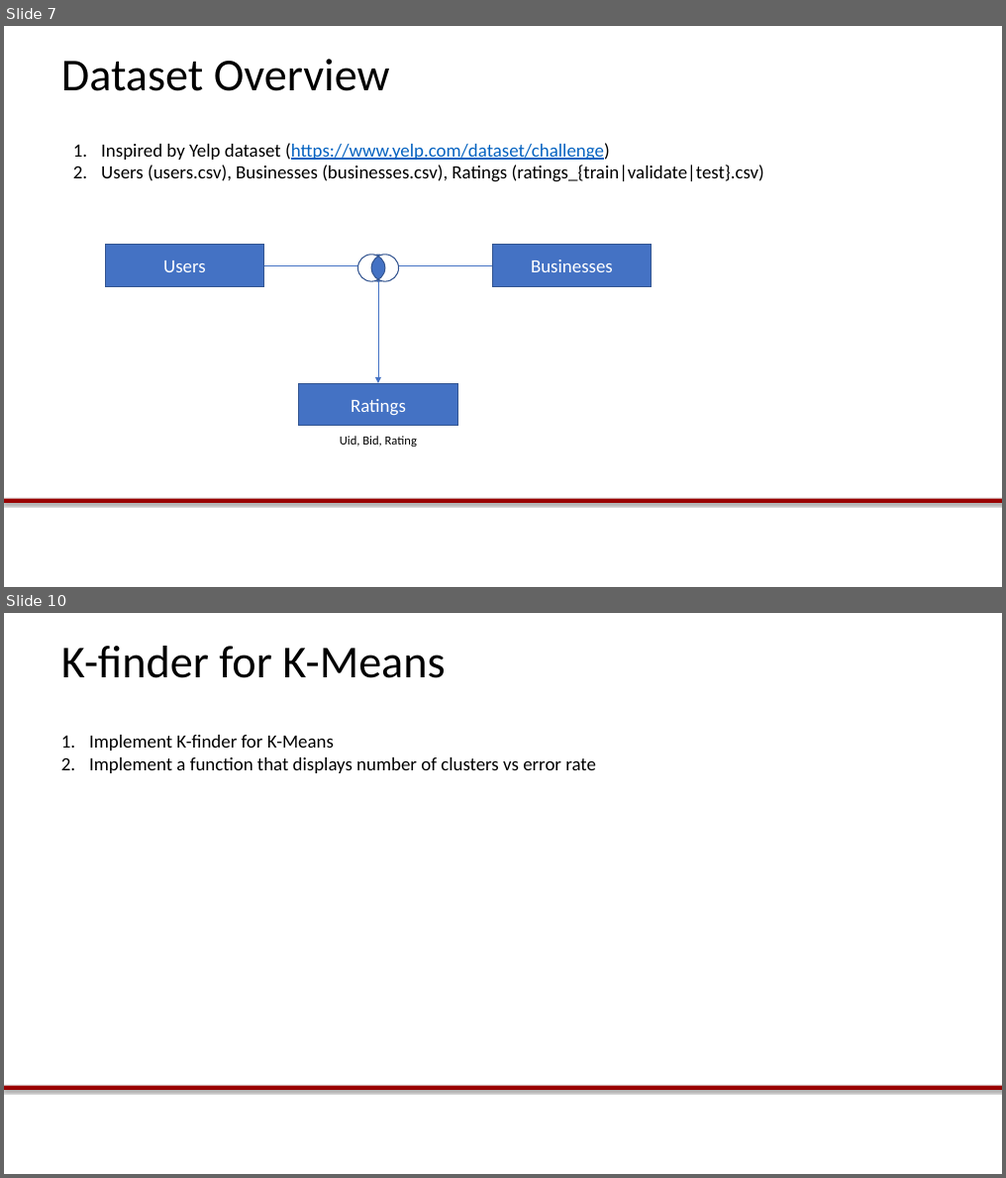
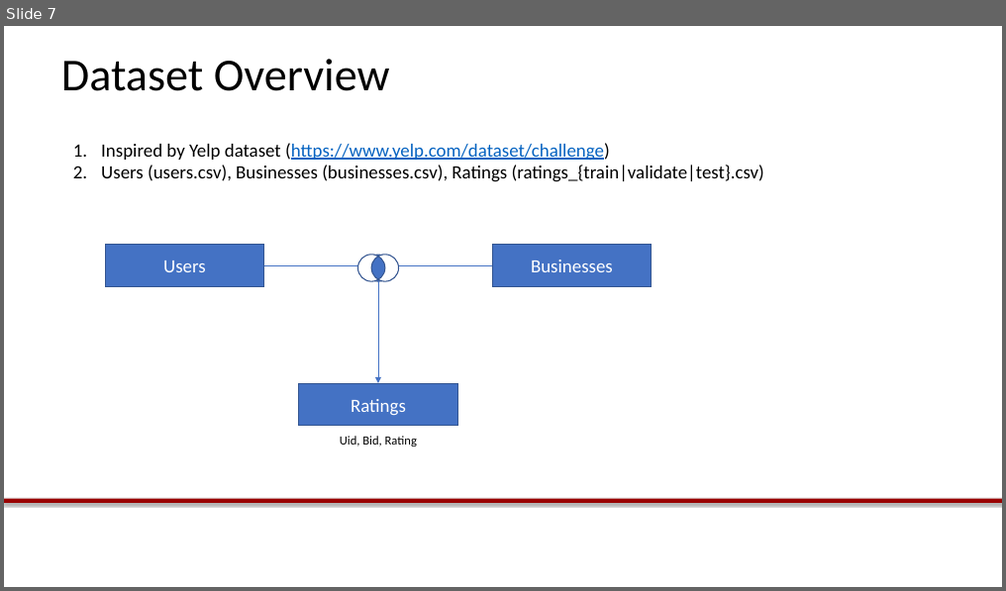
Before and after one commit to dnfeldman/soongsil, a slide deck: Lab1.pptx. Shown one above the other, each under a label of ours: slides 7 and 10 before the commit, slide 7 after it; the slides between them are not shown. The pictures are 1006x1178 and 1006x591 pixels, drawn with LibreOffice and Linux fonts; fonts in the diff are those of the drawing; background and template pictures are left out. Boxes give left, top, right and bottom in pixels: in the first picture for what was removed or moved away, otherwise in the second. Text is boxed around its words. In the diff, an @@ line names an element or a change of style, - is before the commit and + after.

```diff
--- a/Lab1.pptx
+++ b/Lab1.pptx
@@ slide 10 removed at (4,613,1002,1174), background #FFFFFF; not listed: 1 template element that a slide beside it also shows @@
@@ title removed at (61,646,445,678) @@
-K-finder for K-Means
@@ text removed at (89,735,596,773) @@
-1. Implement K-finder for K-Means
-2. Implement a function that displays number of clusters vs error rate
```
Also in this commit, not shown: 3 slides changed, 2 other files.
